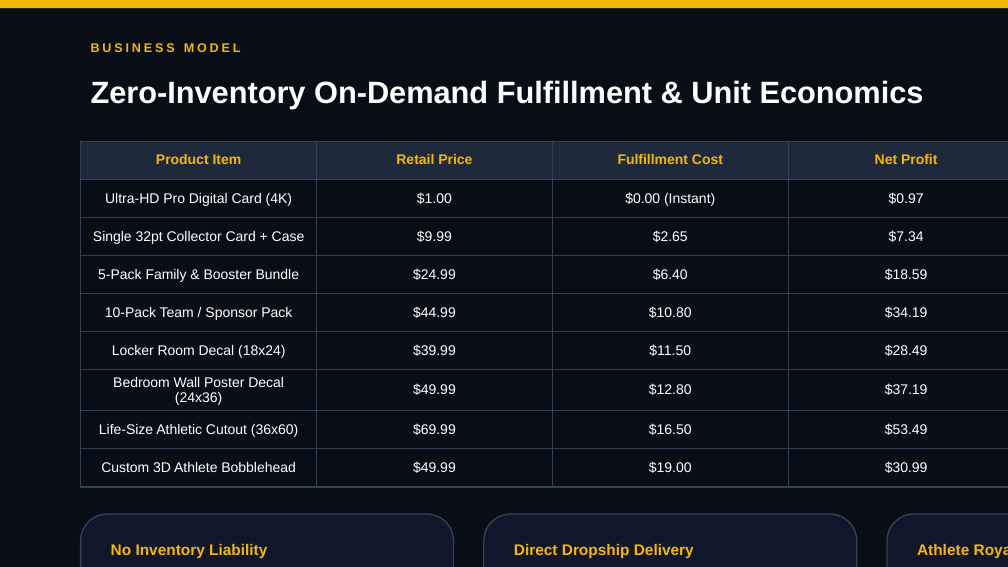
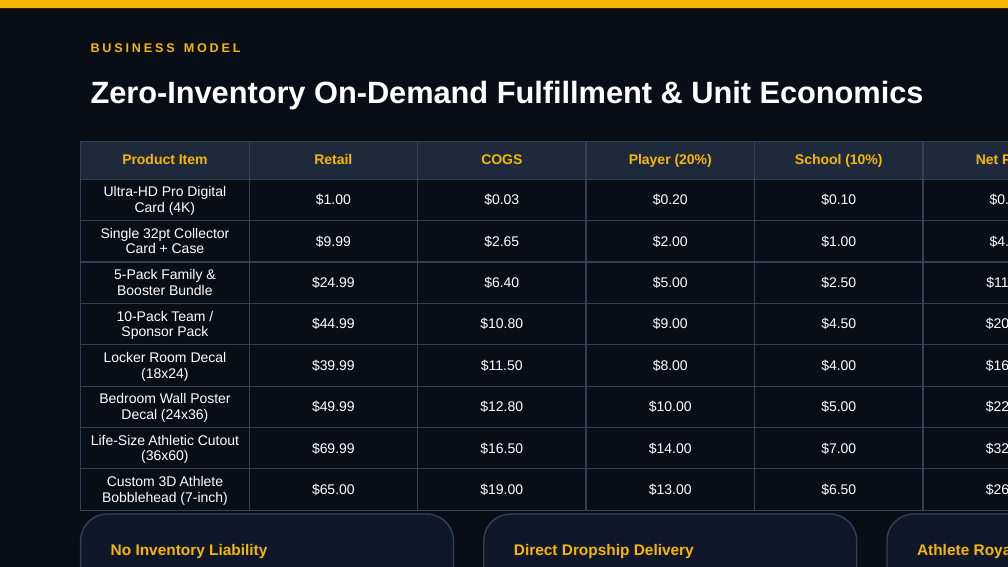
Before and after one commit to lanil-sports/lanil-sports, a slide deck: slide 10 of LANIL_SPORTS_BIBLE.pptx. Drawn at 1008x567 pixels with LibreOffice and Linux fonts; fonts in the diff are those of the drawing. Boxes give left, top, right and bottom in pixels: in the first picture for what was removed or moved away, otherwise in the second. Text is boxed around its words. In the diff, an @@ line names an element or a change of style, - is before the commit and + after.

Commit message:
Update share card logic to dynamically render selected athlete across all merch cards and display 20% player + 10% school profitable revenue split

```diff
--- a/LANIL_SPORTS_BIBLE.pptx
+++ b/LANIL_SPORTS_BIBLE.pptx
@@ table at bbox=[81, 141, 1008, 509] @@
-column 1: Product Item | Ultra-HD Pro Digital Card (4K) | Single 32pt Collector Card + Case | 5-Pack Family & Booster Bundle | 10-Pack Team / Sponsor Pack | Locker Room Decal (18x24) | Bedroom Wall Poster Decal (24x36) | Life-Size Athletic Cutout (36x60) | Custom 3D Athlete Bobblehead
-column 2: Retail Price | $1.00 | $9.99 | $24.99 | $44.99 | $39.99 | $49.99 | $69.99 | $49.99
-column 3: Fulfillment Cost | $0.00 (Instant) | $2.65 | $6.40 | $10.80 | $11.50 | $12.80 | $16.50 | $19.00
-column 4: Net Profit | $0.97 | $7.34 | $18.59 | $34.19 | $28.49 | $37.19 | $53.49 | $30.99
-column 5: Margin % | 97% | 73% | 74% | 76% | 71% | 74% | 76% | 62%
+column 1: Product Item | Ultra-HD Pro Digital Card (4K) | Single 32pt Collector Card + Case | 5-Pack Family & Booster Bundle | 10-Pack Team / Sponsor Pack | Locker Room Decal (18x24) | Bedroom Wall Poster Decal (24x36) | Life-Size Athletic Cutout (36x60) | Custom 3D Athlete Bobblehead (7-inch)
+column 2: Retail | $1.00 | $9.99 | $24.99 | $44.99 | $39.99 | $49.99 | $69.99 | $65.00
+column 3: COGS | $0.03 | $2.65 | $6.40 | $10.80 | $11.50 | $12.80 | $16.50 | $19.00
+column 4: Player (20%) | $0.20 | $2.00 | $5.00 | $9.00 | $8.00 | $10.00 | $14.00 | $13.00
+column 5: School (10%) | $0.10 | $1.00 | $2.50 | $4.50 | $4.00 | $5.00 | $7.00 | $6.50
+column 6: Net Profit | $0.67 | $4.34 | $11.09 | $20.69 | $16.49 | $22.19 | $32.49 | $26.50
+column 7: Margin % | 67.0% | 43.4% | 44.4% | 46.0% | 41.2% | 44.4% | 46.4% | 40.8%
```
Also in this commit, not shown: 4 other files.
